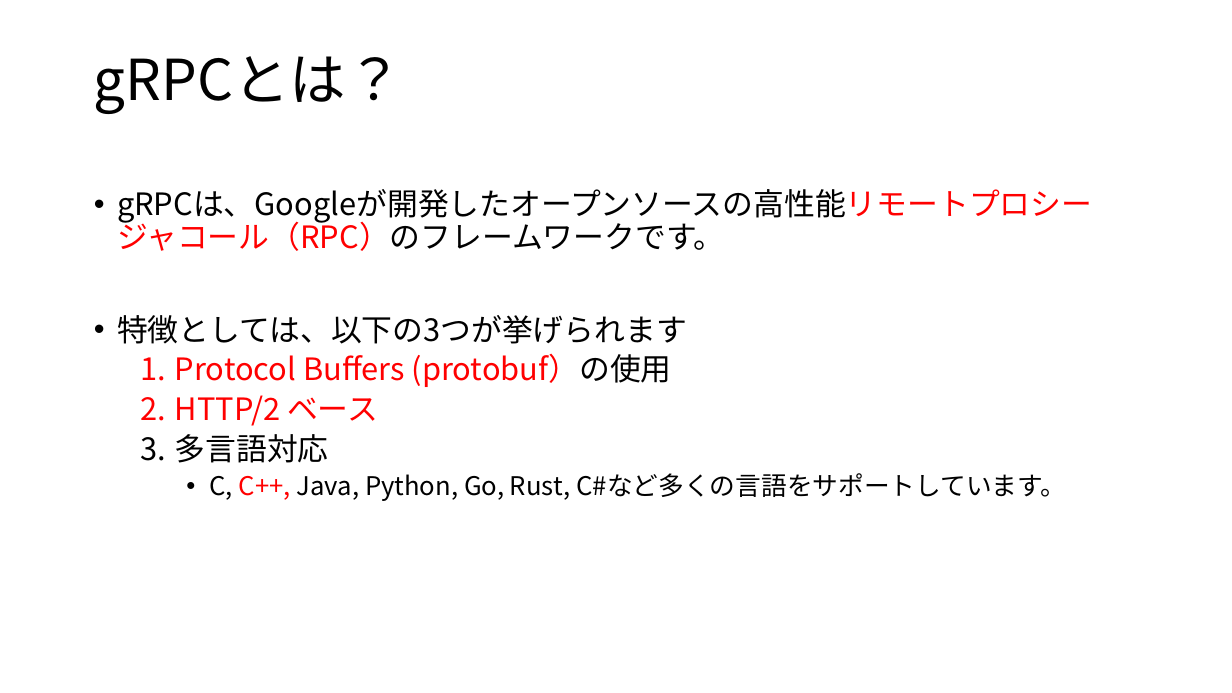
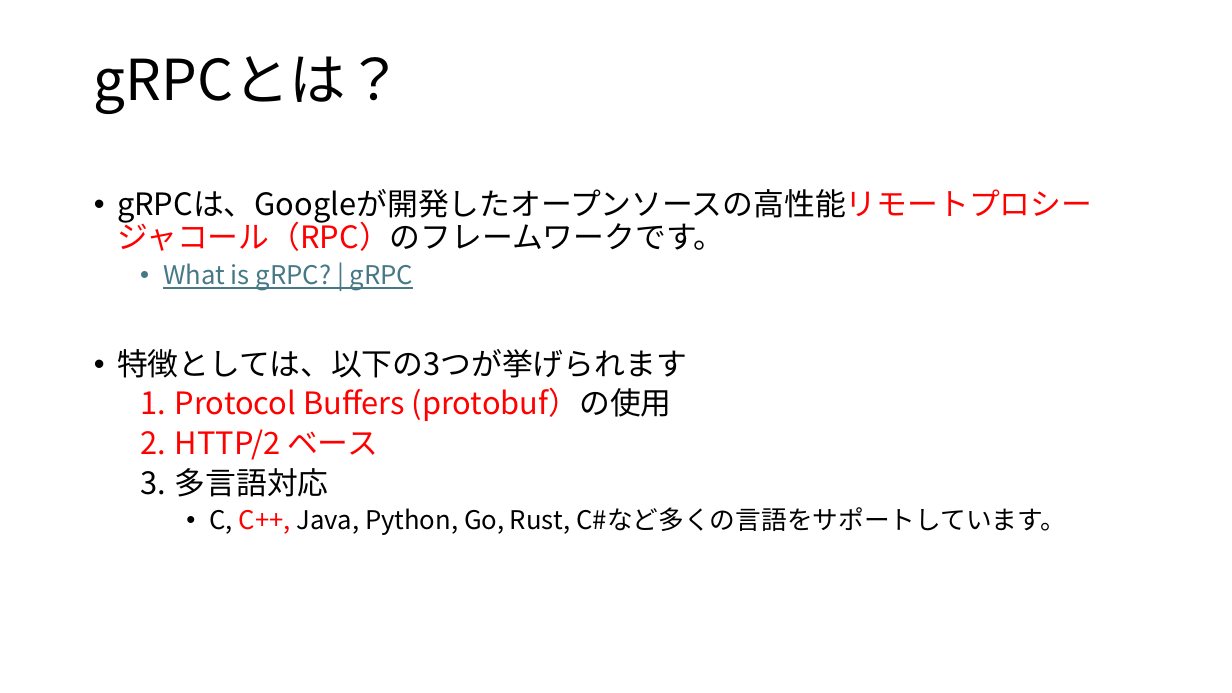
Before and after one commit to koga-miko/misc, a slide deck: slide 2 of raspberry-pi-report/gRPCについて.pptx. Drawn at 1232x693 pixels with LibreOffice and Linux fonts; fonts in the diff are those of the drawing. Boxes give left, top, right and bottom in pixels: in the first picture for what was removed or moved away, otherwise in the second. Text is boxed around its words. In the diff, an @@ line names an element or a change of style, - is before the commit and + after.

```diff
--- a/raspberry-pi-report/gRPCについて.pptx
+++ b/raspberry-pi-report/gRPCについて.pptx
@@ text at <box>163,263,413,290</box>: paragraph added @@
+  • What is gRPC? | gRPC
```
Also in this commit, not shown: 8 other slides changed, 3 other files.
